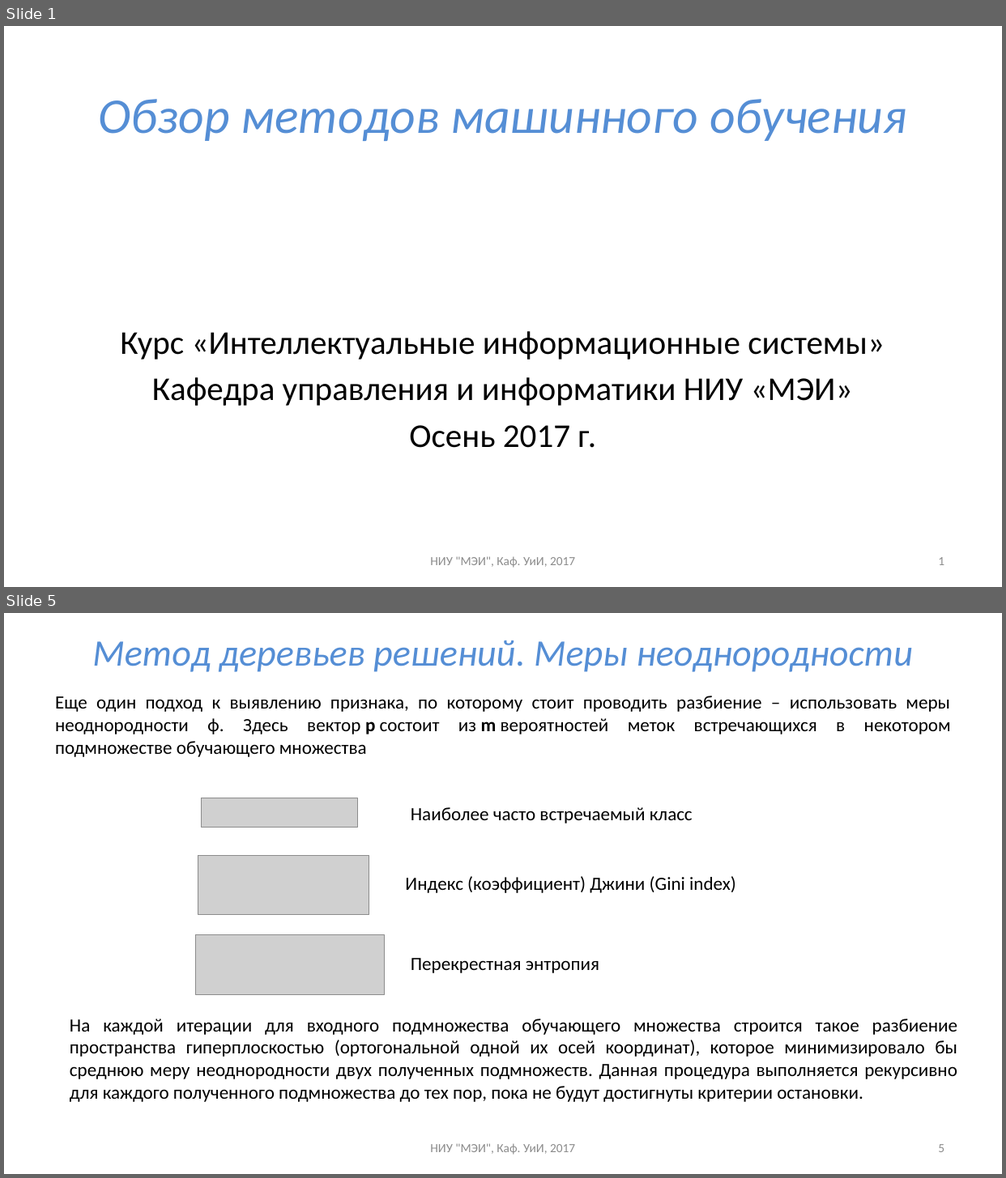
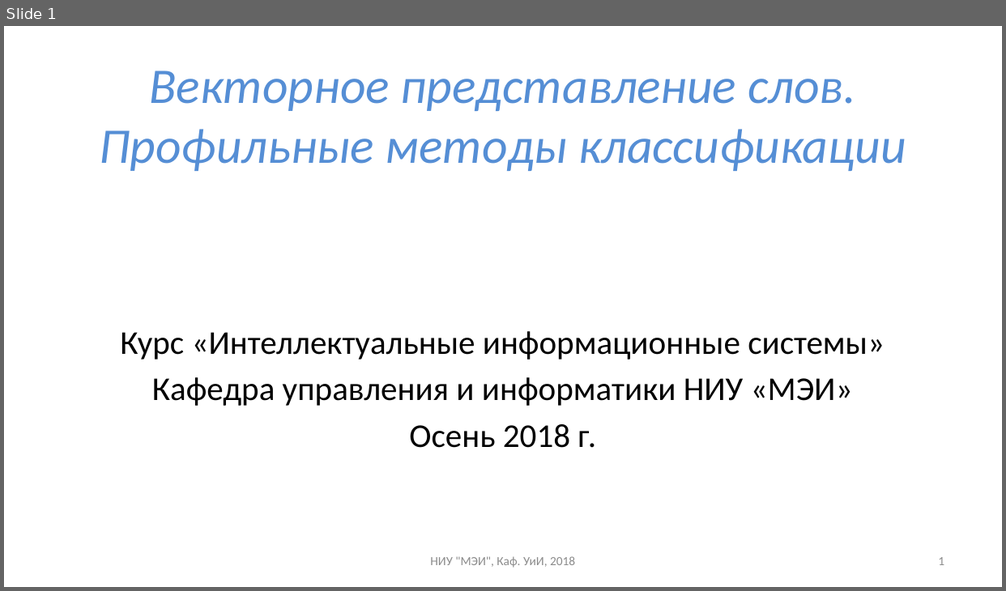
Before and after one commit to uii-mpei/uii-mpei.github.io, a slide deck: study/courses/iis/IIS_lec_5.pptx. Shown one above the other, each under a label of ours: slides 1 and 5 before the commit, slide 1 after it; the slides between them are not shown. The pictures are 1006x1178 and 1006x591 pixels, drawn with LibreOffice and Linux fonts; fonts in the diff are those of the drawing; grey boxes stand for pictures. Boxes give left, top, right and bottom in pixels: in the first picture for what was removed or moved away, otherwise in the second. Text is boxed around its words. In the diff, an @@ line names an element or a change of style, - is before the commit and + after.

```diff
--- a/study/courses/iis/IIS_lec_5.pptx
+++ b/study/courses/iis/IIS_lec_5.pptx
@@ slide 5 removed at (4, 613, 1002, 1174), background #FFFFFF @@
@@ title removed at (92, 641, 914, 672) @@
-Метод деревьев решений. Меры неоднородности
@@ text removed at (55, 696, 951, 757) @@
-Еще один подход к выявлению признака, по которому стоит проводить разбиение – использовать меры неоднородности ф. Здесь вектор p состоит из m вероятностей меток встречающихся в некотором подмножестве обучающего множества
@@ picture removed at (201, 798, 357, 827) @@
@@ text removed at (411, 807, 692, 824) @@
-Наиболее часто встречаемый класс
@@ picture removed at (198, 855, 369, 914) @@
@@ text removed at (405, 876, 736, 893) @@
-Индекс (коэффициент) Джини (Gini index)
@@ picture removed at (196, 935, 384, 995) @@
@@ text removed at (411, 958, 599, 973) @@
-Перекрестная энтропия
@@ text removed at (70, 1019, 957, 1102) @@
-На каждой итерации для входного подмножества обучающего множества строится такое разбиение пространства гиперплоскостью (ортогональной одной их осей координат), которое минимизировало бы среднюю меру неоднородности двух полученных подмножеств. Данная процедура выполняется рекурсивно для каждого полученного подмножества до тех пор, пока не будут достигнуты критерии остановки.
@@ text removed at (430, 1144, 575, 1155) @@
-НИУ "МЭИ", Каф. УиИ, 2017
@@ page number removed at (938, 1144, 944, 1152) @@
-5
@@ slide 1 changed as well @@
@@ title at (99, 71, 906, 171): text changed @@
-Обзор методов машинного обучения
+Векторное представление слов.
+Профильные методы классификации
@@ text at (409, 425, 596, 448): text changed @@
-Осень 2017 г.
+Осень 2018 г.
@@ text at (430, 557, 575, 568): text changed @@
-НИУ "МЭИ", Каф. УиИ, 2017
+НИУ "МЭИ", Каф. УиИ, 2018
```
Also in this commit, not shown: 2 other slides changed, 24 slides added, 11 other slides removed, 4 other files.
